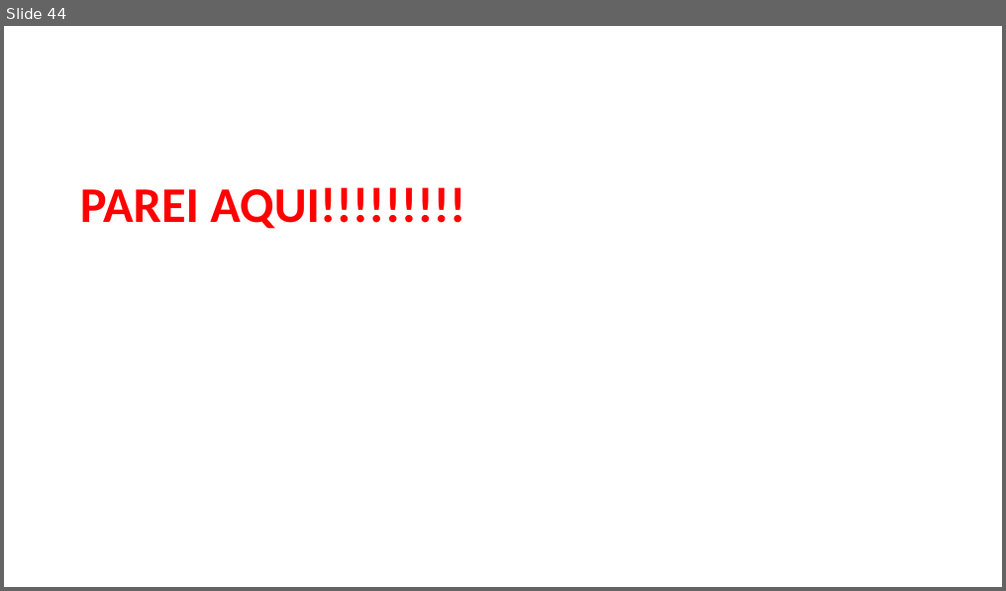
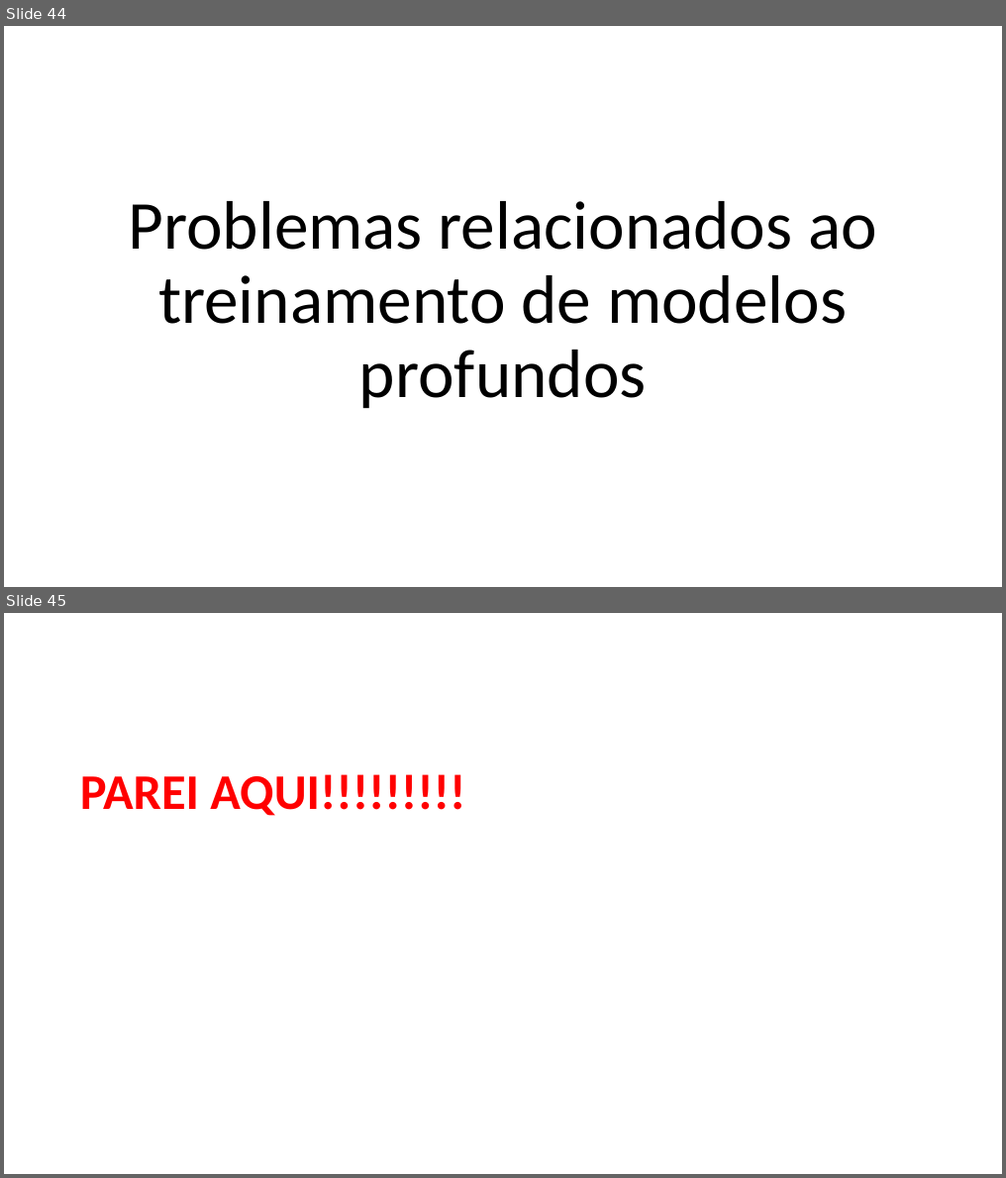
Before and after one commit to zz4fap/c24_inteligencia_artificial, a slide deck: slides/C24_MLP.pptx. Shown one above the other, each under a label of ours: slide 44 before the commit, slides 44 and 45 after it. The pictures are 1006x591 and 1006x1178 pixels, drawn with LibreOffice and Linux fonts; fonts in the diff are those of the drawing. Boxes give left, top, right and bottom in pixels: in the first picture for what was removed or moved away, otherwise in the second. Text is boxed around its words. In the diff, an @@ line names an element or a change of style, - is before the commit and + after.

```diff
--- a/slides/C24_MLP.pptx
+++ b/slides/C24_MLP.pptx
@@ slide 44 added at (4,26,1002,587), background #FFFFFF @@
@@ text added at (128,201,877,409), 66 pt, text #000000 @@
+Problemas relacionados ao treinamento de modelos profundos
@@ what was slide 44 is now slide 45 @@
```
Also in this commit, not shown: 4 other slides added, 3 slides removed, 3 other files.
